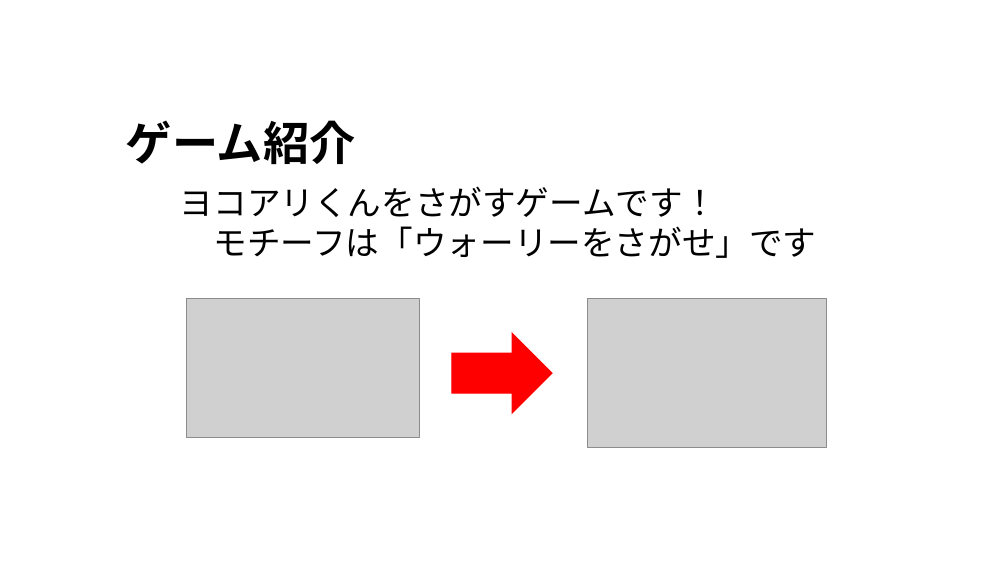
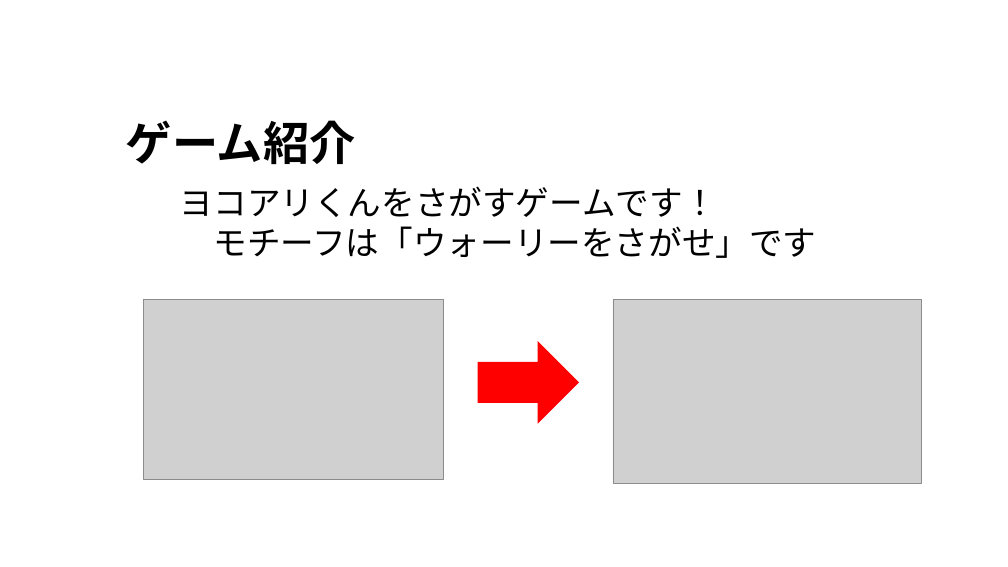
Before and after one commit to alto1412/Yokoari1207, a slide deck: slide 2 of よこありくんのプレゼンa.pptx. Drawn at 1008x567 pixels with LibreOffice and Linux fonts; fonts in the diff are those of the drawing; grey boxes stand for pictures; background and template pictures are left out. Boxes give left, top, right and bottom in pixels: in the first picture for what was removed or moved away, otherwise in the second. Text is boxed around its words. In the diff, an @@ line names an element or a change of style, - is before the commit and + after.

```diff
--- a/よこありくんのプレゼンa.pptx
+++ b/よこありくんのプレゼンa.pptx
@@ picture: place and size @@
-picture at (187,299,419,438)
+picture at (143,299,443,479)
@@ picture: place and size @@
-picture at (588,299,827,448)
+picture at (613,299,922,483)
@@ right arrow: place and size @@
-right arrow at (452,333,552,414)
+right arrow at (478,343,578,423)
```
Also in this commit, not shown: 5 other slides changed, 1 other file.
